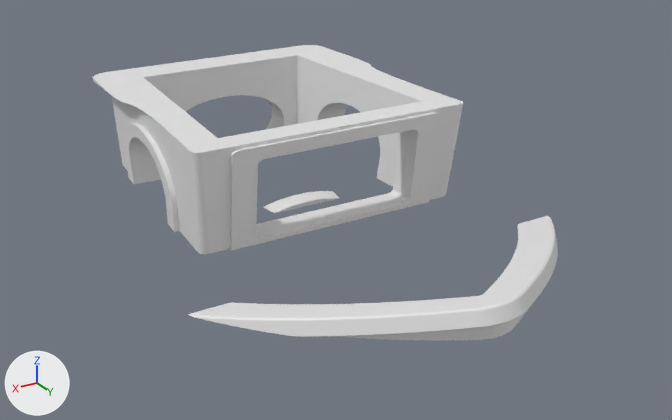
An edit to the Blender file Case Studies/Resized Benchy/Layer 2/Layer 2 Chunked.blend, drawn before and after from the same camera.
Both versions are drawn from a 50 mm lens placed at (4.15, 7.11, 3.61), pointed at (-0.03, 0.15, 0.13). Every picture has the same lights, and +X, +Y and +Z are marked at lower left.

Names of what the first picture shows: '0', '1', '2', '3'.
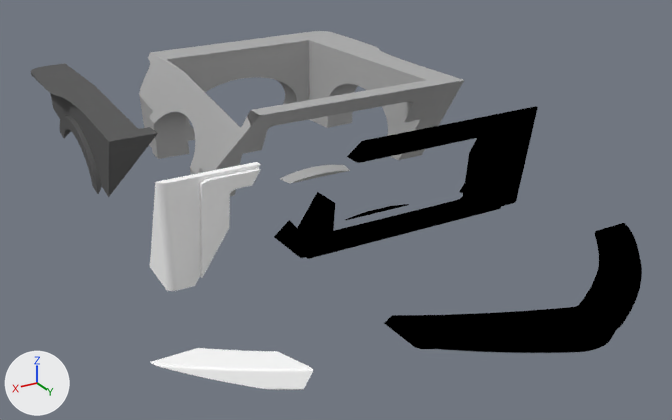
What differs and where, as boxes [x1, y1, x2, y2] in the pictures (672 x 420 px):
```json
{"object": "0", "change": "recoloured, moved", "before": [225, 101, 558, 341], "after": [274, 106, 642, 353]}
{"object": "2", "change": "recoloured, moved", "before": [115, 45, 460, 233], "after": [139, 31, 464, 196], "on screen": "white to grey"}
{"object": "1", "change": "moved", "before": [182, 135, 339, 337], "after": [150, 162, 313, 390]}
{"object": "3", "change": "recoloured, moved", "before": [93, 69, 239, 208], "after": [31, 63, 158, 197]}
```

Edits to the scene script, one JSON object a line:
```json
{"op": "add", "block": "mat_material_004", "code": ["mat_material_004 = diffuse_material('Material.004')", "mat_material_004.base_color = (0.0, 0.0, 0.0)  # black #000000"]}
{"op": "add", "block": "mat_material_002", "code": ["mat_material_002 = diffuse_material('Material.002')", "mat_material_002.base_color = (0.429, 0.429, 0.429)  # grey #afafaf"]}
{"op": "add", "block": "mat_material_003", "code": ["mat_material_003 = diffuse_material('Material.003')", "mat_material_003.base_color = (0.119, 0.119, 0.119)  # dark grey #616161"]}
{"block": "me_3_001", "where": "me_3_001.from_pydata(...)  # 2212 vertices, 4384 faces; spans x 0.98..1.45, y -2.64..0.22, z 0.28..1.0"}
{"op": "add", "block": "me_3_001", "code": "me_3_001.materials.append(mat_material_003)  # dark grey #616161"}
{"block": "me_2_001", "where": "me_2_001.from_pydata(...)  # 6647 vertices, 13234 faces; spans x -1.45..1.39, y -2.64..0.22, z 0.0..1.0"}
{"op": "add", "block": "me_2_001", "code": "me_2_001.materials.append(mat_material_002)  # grey #afafaf"}
{"block": "me_0_001", "where": "me_0_001.from_pydata(...)  # 7217 vertices, 14422 faces; spans x -1.86..1.14, y -0.36..2.64, z 0.0..1.0"}
{"op": "add", "block": "me_0_001", "code": "me_0_001.materials.append(mat_material_004)  # black #000000"}
{"op": "set", "path": "ob_3.location", "old": "(0.0, 0.0, 0.0)", "new": "(0.5, -0.6, 0.0)"}
{"op": "set", "path": "ob_2.location", "old": "(0.0, 0.0, 0.0)", "new": "(-0.5, -0.6, 0.0)"}
{"op": "set", "path": "ob_1.location", "old": "(0.0, 0.0, 0.0)", "new": "(0.5, 0.5, 0.0)"}
{"op": "set", "path": "ob_0.location", "old": "(0.0, 0.0, 0.0)", "new": "(-0.5, 0.5, 0.0)"}
```
